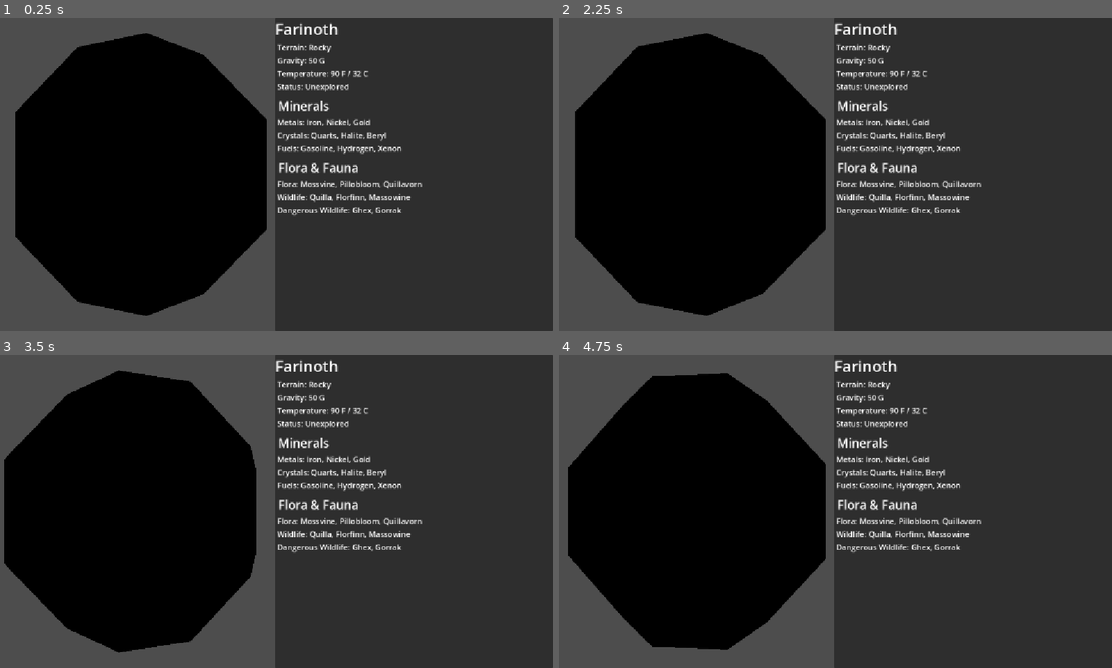
Above: before the commit, frames 1-4 (two rows, left to right).
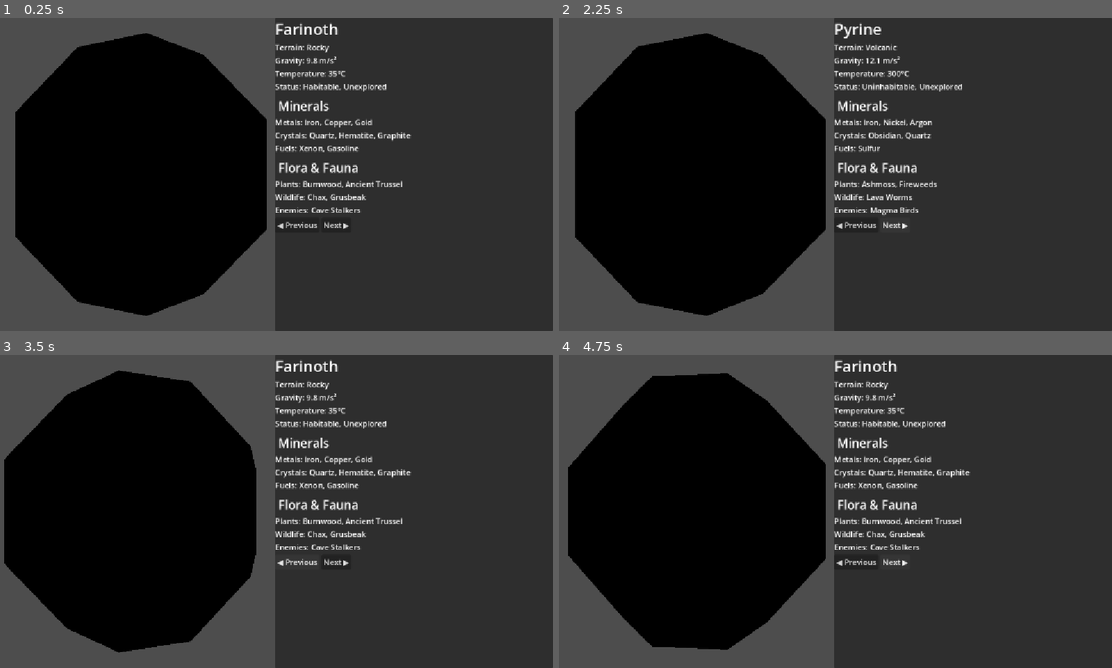
Above: after the commit, the same moments.

Repository: KageCL/planet-info
Game: Godot game, scene res://PlanetInfo.tscn
Same seed, same stepped clock (60 frames per second), same inputs: the game is played once before the commit and once after it.
Inputs (mouse positions are in pixels of both pictures, inside the frame that each line leads up to):
- Up to frame 1 (0.25 s): no input
- Up to frame 2 (2.25 s): click (857, 224) at 0.5 s, where only the run after the commit has a clickable "◀ Previous"; click (896, 224) at 1.25 s, where only the run after the commit has a clickable "Next ▶"; click (896, 224) at 2 s, where only the run after the commit has a clickable "Next ▶"
- Up to frame 3 (3.5 s): click (298, 561) at 2.75 s, where only the run after the commit has a clickable "◀ Previous"
- Up to frame 4 (4.75 s): click (857, 561) at 3.5 s, where only the run after the commit has a clickable "◀ Previous"; click (896, 561) at 4.25 s, where only the run after the commit has a clickable "Next ▶"

The runs differ from the first frame. In frame 1, 2.6% of the frame differs, in the area x 49-77%, y 8-68%; in frame 2, 2.8%, in the area x 49-77%, y 1-68%; in frame 3, 2.6%; in frame 4, 2.6%.

Commit message:
Commit 3
Added user functionality, allowing the user to switch between the different planets in a system.

Diff:
--- a/PlanetInfo.tscn
+++ b/PlanetInfo.tscn
@@ -1,5 +1,6 @@
 [gd_scene format=3 uid="uid://bglm4ihe7q3ts"]
 
+[ext_resource type="Script" uid="uid://fru8xuudauta" path="res://planet_info.gd" id="1_gd4og"]
 [ext_resource type="Script" uid="uid://bug60nofyfwcv" path="res://mesh_instance_3d.gd" id="1_upklh"]
 
 [sub_resource type="StandardMaterial3D" id="StandardMaterial3D_gd4og"]
@@ -27,6 +28,7 @@
 anchor_bottom = 1.0
 grow_horizontal = 2
 grow_vertical = 2
+script = ExtResource("1_gd4og")
 
 [node name="LayoutContainer" type="HBoxContainer" parent="." unique_id=861037875]
 layout_mode = 1
@@ -134,3 +136,14 @@
 [node name="enemies" type="Label" parent="LayoutContainer/Info/VBoxContainer/plantsDetails" unique_id=1367089175]
 layout_mode = 2
 text = " Dangerous Wildlife: Ghex, Gorrak"
+
+[node name="PlanetNavigation" type="HBoxContainer" parent="LayoutContainer/Info/VBoxContainer" unique_id=1556660212]
+layout_mode = 2
+
+[node name="PreviousButton" type="Button" parent="LayoutContainer/Info/VBoxContainer/PlanetNavigation" unique_id=890763338]
+layout_mode = 2
+text = "◀ Previous"
+
+[node name="NextButton" type="Button" parent="LayoutContainer/Info/VBoxContainer/PlanetNavigation" unique_id=1777214695]
+layout_mode = 2
+text = "Next ▶"
--- /dev/null
+++ b/planet_info.gd
@@ -0,0 +1,114 @@
+
+extends Control
+
+var planets = [
+	{
+		"name": "Farinoth",
+		"terrain": "Rocky",
+		"gravity": "9.8 m/s²",
+		"temperature": "35°C",
+		"status": "Habitable, Unexplored",
+		"metals": "Iron, Copper, Gold",
+		"crystals": "Quartz, Hematite, Graphite",
+		"fuels": "Xenon, Gasoline",
+		"plants": "Burnwood, Ancient Trussel",
+		"wildlife": "Chax, Grusbeak",
+		"enemies": "Cave Stalkers",
+		"color": Color(0.2, 0.55, 0.85)
+	},
+	{
+		"name": "Pyrine",
+		"terrain": "Volcanic",
+		"gravity": "12.1 m/s²",
+		"temperature": "300°C",
+		"status": "Uninhabitable, Unexplored",
+		"metals": "Iron, Nickel, Argon",
+		"crystals": "Obsidian, Quartz",
+		"fuels": "Sulfur",
+		"plants": "Ashmoss, Fireweeds",
+		"wildlife": "Lava Worms",
+		"enemies": "Magma Birds",
+		"color": Color(0.85, 0.2, 0.08)
+	},
+	{
+		"name": "Glaciar",
+		"terrain": "Glacial",
+		"gravity": "7.4 m/s²",
+		"temperature": "-110°C",
+		"status": "Unexplored",
+		"metals": "Cobalt",
+		"crystals": "Diamonds, Quartz",
+		"fuels": "Frozen",
+		"plants": "Ice Ferns",
+		"wildlife": "Frost Bears",
+		"enemies": "Ice Leviathan",
+		"color": Color(0.55, 0.85, 1.0)
+	}
+]
+
+var current_planet := 0
+
+
+@onready var planet_name_label = $LayoutContainer/Info/VBoxContainer/PlanetName
+@onready var general_info = $LayoutContainer/Info/VBoxContainer/generalInfo
+@onready var minerals_info = $LayoutContainer/Info/VBoxContainer/mineralsInfo
+@onready var plants_details = $LayoutContainer/Info/VBoxContainer/plantsDetails
+
+@onready var sphere = $LayoutContainer/PlanetView/SubViewport/Planet/MeshInstance3D
+
+@onready var previous_button = $LayoutContainer/Info/VBoxContainer/PlanetNavigation/PreviousButton
+@onready var next_button = $LayoutContainer/Info/VBoxContainer/PlanetNavigation/NextButton
+
+
+
+func _ready():
+	previous_button.pressed.connect(previous_planet)
+	next_button.pressed.connect(next_planet)
+
+	show_planet()
+
+
+func previous_planet():
+	current_planet = (current_planet - 1 + planets.size()) % planets.size()
+	show_planet()
+
+
+func next_planet():
+	current_planet = (current_planet + 1) % planets.size()
+	show_planet()
+
+
+func show_planet():
+	var planet = planets[current_planet]
+
+	planet_name_label.text = planet["name"]
+
+	update_labels(general_info, [
+		"Terrain: " + planet["terrain"],
+		"Gravity: " + planet["gravity"],
+		"Temperature: " + planet["temperature"],
+		"Status: " + planet["status"]
+	])
+
+	update_labels(minerals_info, [
+		"Metals: " + planet["metals"],
+		"Crystals: " + planet["crystals"],
+		"Fuels: " + planet["fuels"]
+	])
+
+	update_labels(plants_details, [
+		"Plants: " + planet["plants"],
+		"Wildlife: " + planet["wildlife"],
+		"Enemies: " + planet["enemies"]
+	])
+
+	var material = StandardMaterial3D.new()
+	material.albedo_color = planet["color"]
+	sphere.material_override = material
+
+
+func update_labels(container: Node, values: Array):
+	for i in range(min(container.get_child_count(), values.size())):
+		var label = container.get_child(i) as Label
+		if label:
+			label.text = values[i]
Not shown, added: planet_info.gd.uid
